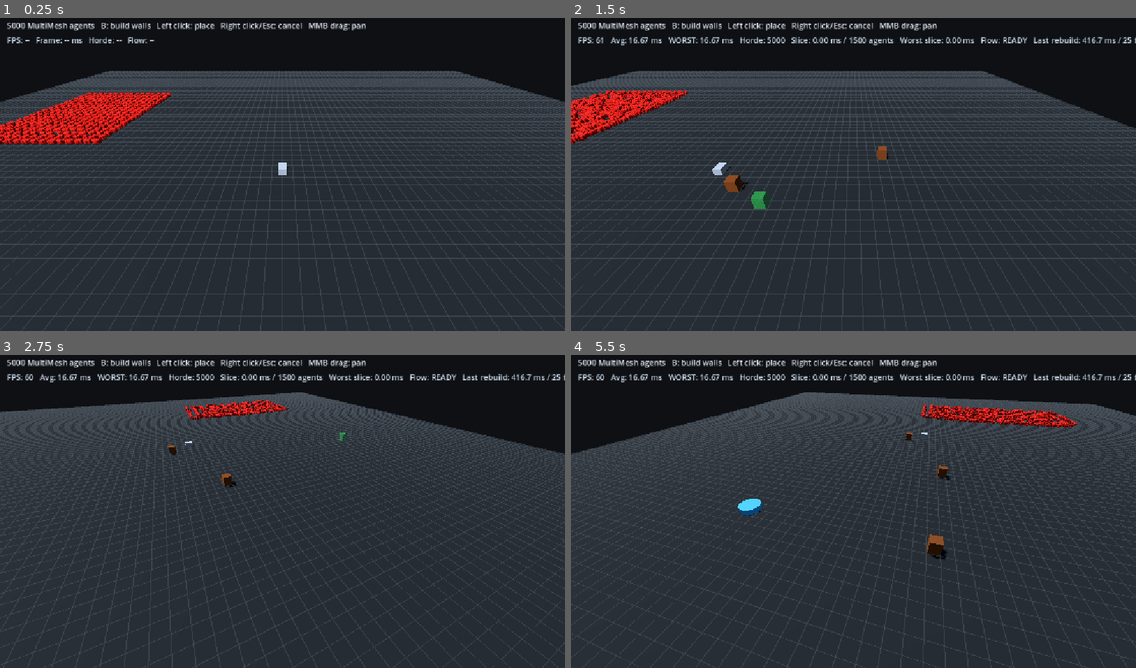
Above: before the commit, frames 1-4 (two rows, left to right).
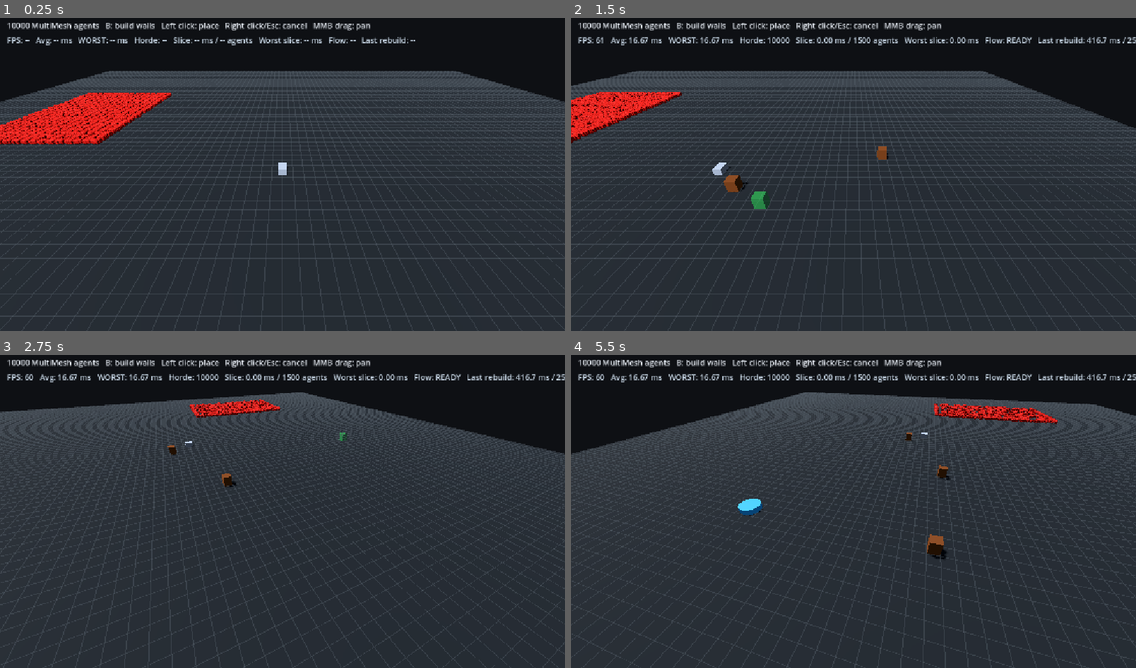
Above: after the commit, the same moments.

Repository: CaptainTiki/HordeLab
Game: Godot game, scene res://scenes/main.tscn
Same seed, same stepped clock (60 frames per second), same inputs: the game is played once before the commit and once after it.
Inputs (mouse positions are in pixels of both pictures, inside the frame that each line leads up to):
- Up to frame 1 (0.25 s): no input
- Up to frame 2 (1.5 s): tap Enter at 0.5 s; move the mouse to (977, 155) at 0.52 s; hold D 0.53-1.25 s; tap B at 0.6 s; click (977, 155) at 0.67 s; drag from (740, 187) to (825, 237) at 1.27 s
- Up to frame 3 (2.75 s): move the mouse to (339, 439) at 2.02 s; hold D from 2.03 s (still down); hold Q from 2.03 s (still down)
- Up to frame 4 (5.5 s): release D at 2.75 s; release Q at 2.75 s; drag from (825, 574) to (684, 461) at 2.77 s; move the mouse to (1023, 558) at 3.52 s; hold A 3.53-4.25 s; tap B at 3.6 s; drag from (684, 461) to (768, 430) at 4.27 s; move the mouse to (881, 508) at 5.02 s; hold S from 5.03 s (still down); hold Q from 5.03 s (still down); click (881, 508) at 5.17 s

The runs differ from the first frame. In frame 1, 3.1% of the frame differs, in the area x 0-74%, y 1-41%; in frame 2, 2.9%; in frame 3, 2.2%; in frame 4, 2.8%.

Commit message:
Scale horde benchmark to 10000 agents

Diff:
--- a/scenes/main.tscn
+++ b/scenes/main.tscn
@@ -108,7 +108,7 @@
 script = ExtResource("7_horde")
 grid_path = NodePath("../BattlefieldGrid")
 flow_field_path = NodePath("../FlowField")
-agent_count = 5000
+agent_count = 10000
 
 [node name="RTSCamera" type="Node3D" parent="."]
 script = ExtResource("1_camera")
@@ -143,16 +143,16 @@
 offset_bottom = 52.0
 theme_override_colors/font_color = Color(0.9, 0.92, 0.95, 1)
 theme_override_font_sizes/font_size = 16
-text = "5000 MultiMesh agents   B: build walls   Left click: place   Right click/Esc: cancel   MMB drag: pan"
+text = "10000 MultiMesh agents   B: build walls   Left click: place   Right click/Esc: cancel   MMB drag: pan"
 
 [node name="DebugStats" type="Label" parent="HUD"]
 offset_left = 14.0
 offset_top = 42.0
-offset_right = 620.0
+offset_right = 980.0
 offset_bottom = 72.0
 theme_override_colors/font_color = Color(0.82, 0.88, 0.94, 1)
 theme_override_font_sizes/font_size = 16
-text = "FPS: --   Frame: -- ms   Horde: --   Flow: --"
+text = "FPS: --   Avg: -- ms   WORST: -- ms   Horde: --   Slice: -- ms / -- agents   Worst slice: -- ms   Flow: --   Last rebuild: --"
 script = ExtResource("8_debug")
 horde_path = NodePath("../../HordeSimulation")
 flow_field_path = NodePath("../../FlowField")
